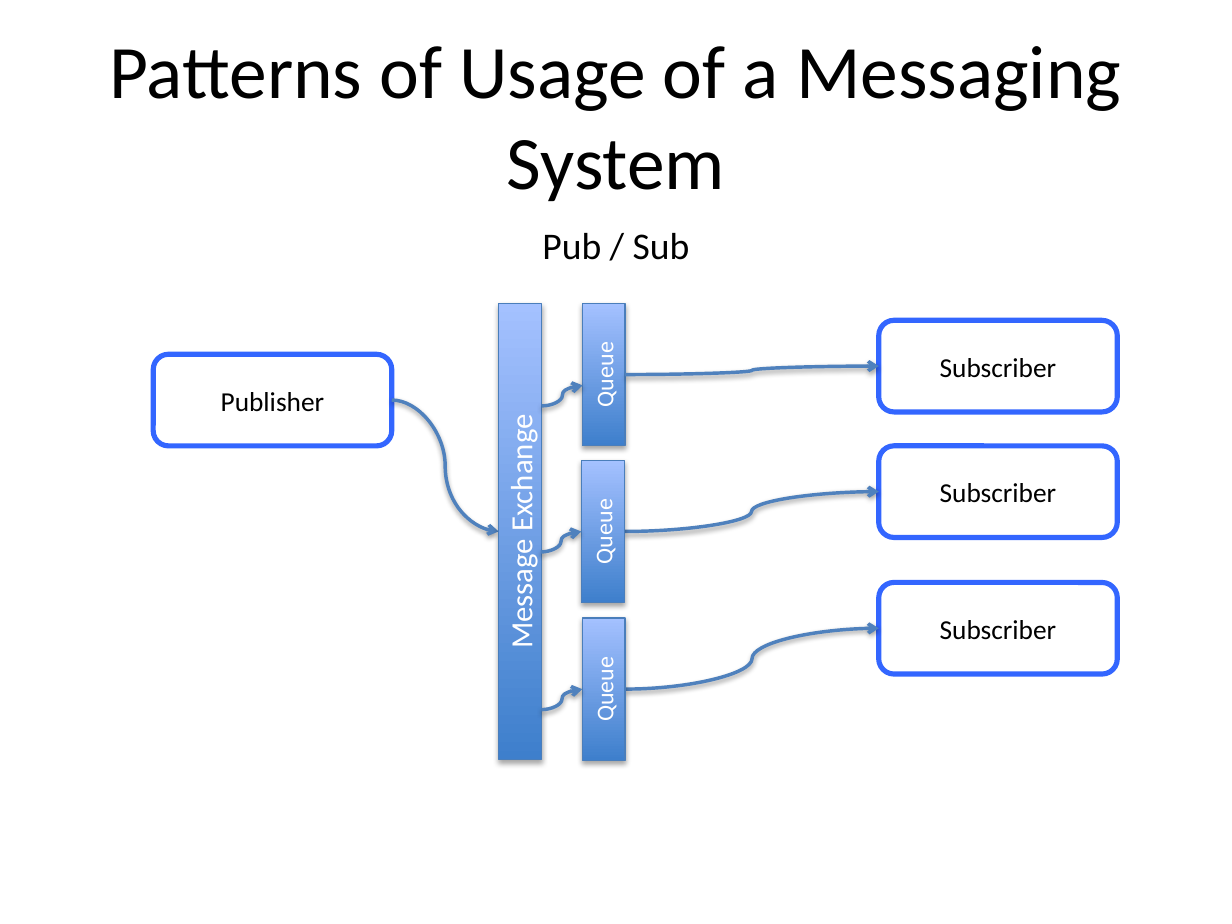
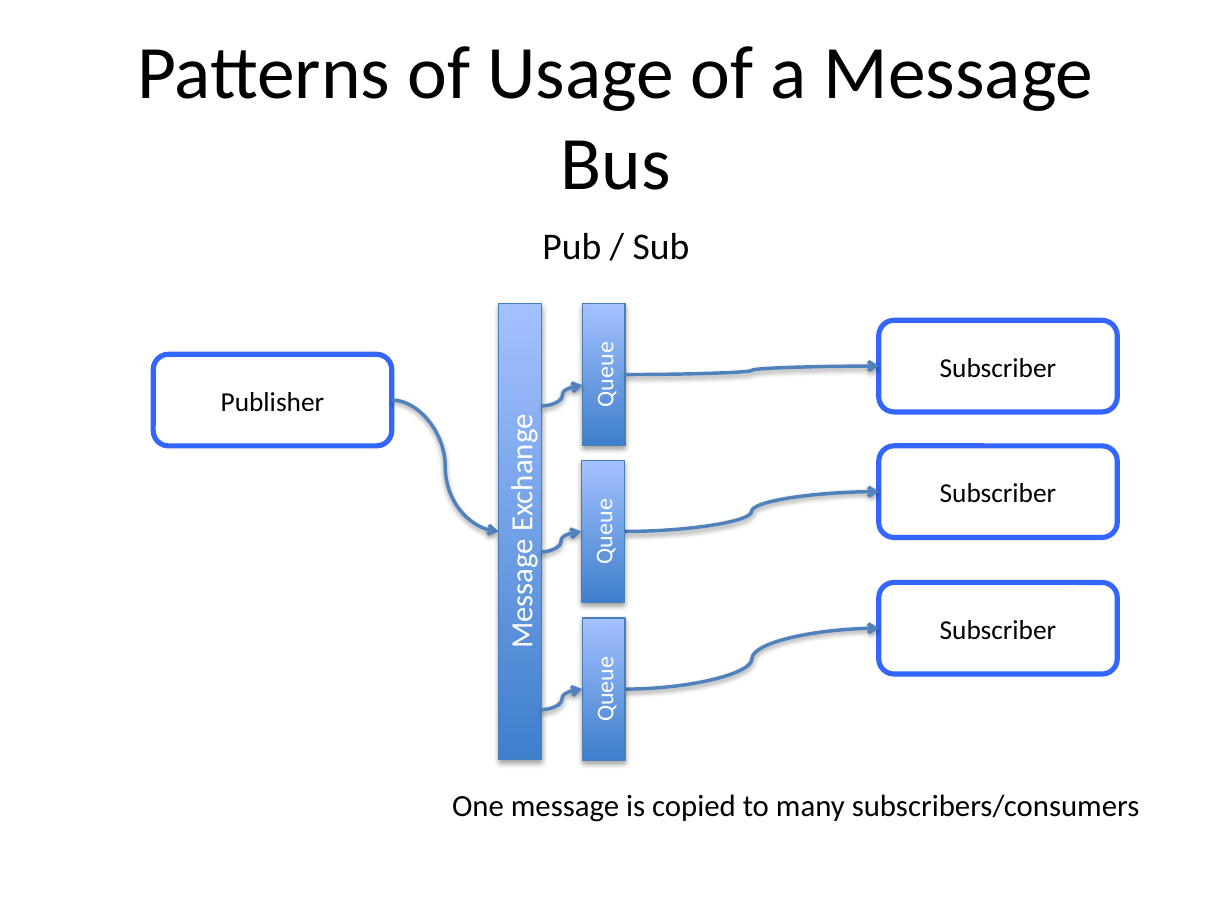
Before and after one commit to meadoch1/practical_messaging, a slide deck: slide 34 of Practical Messaging.pptx (slide 29 before the commit). Drawn at 1232x924 pixels with LibreOffice and Linux fonts; fonts in the diff are those of the drawing. Boxes give left, top, right and bottom in pixels: in the first picture for what was removed or moved away, otherwise in the second. Text is boxed around its words. In the diff, an @@ line names an element or a change of style, - is before the commit and + after.

```diff
--- a/Practical Messaging.pptx
+++ b/Practical Messaging.pptx
@@ title at (x1=137, y1=46, x2=1094, y2=190): text changed @@
-Patterns of Usage of a Messaging System
+Patterns of Usage of a Message Bus
@@ text added at (x1=452, y1=794, x2=1140, y2=822), 18 pt, text #000000 @@
+One message is copied to many subscribers/consumers
```
Also in this commit, not shown: 23 other slides changed, 7 slides added, 1 other file.
